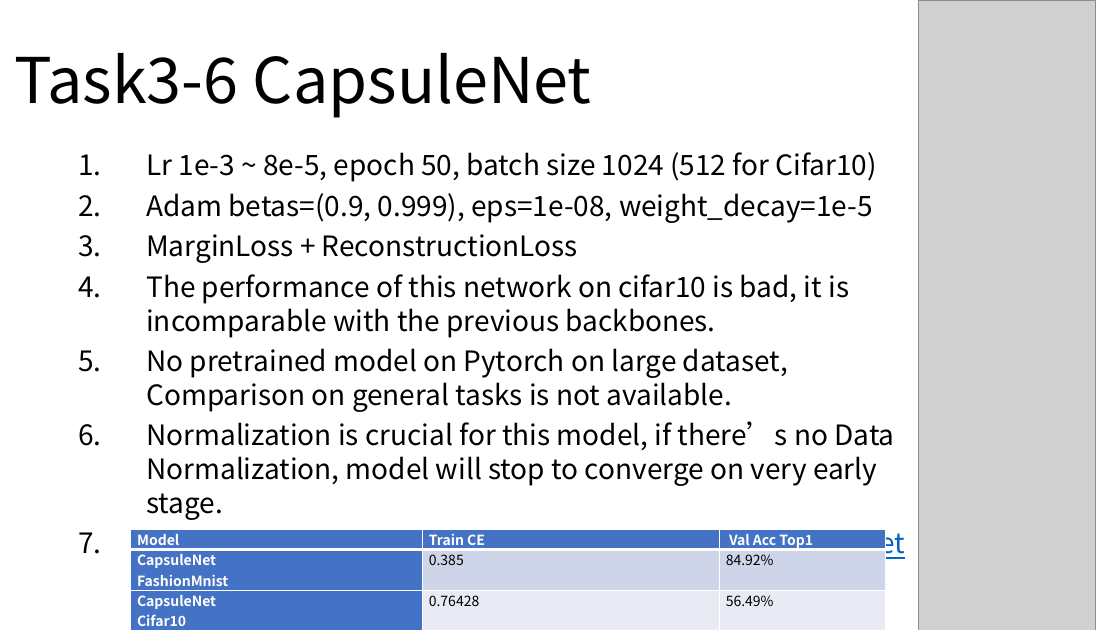
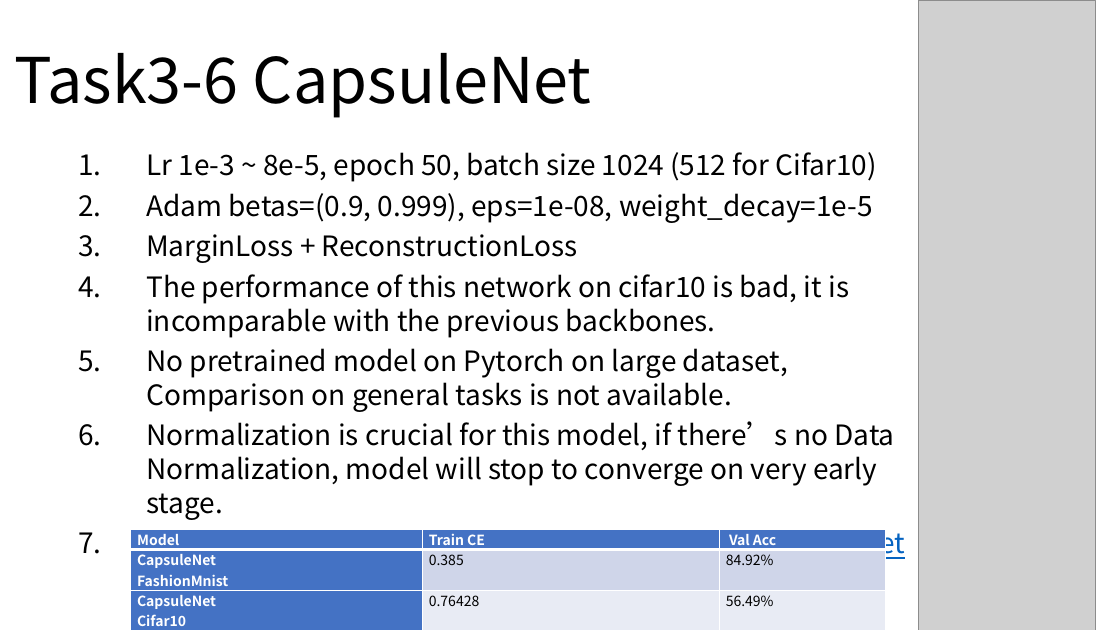
Before and after one commit to yanren1/DLFCCP_Task3, a slide deck: slide 16 of ties4911-task03-YanrenQu.pptx. Drawn at 1120x630 pixels with LibreOffice and Linux fonts; fonts in the diff are those of the drawing; grey boxes stand for pictures. Boxes give left, top, right and bottom in pixels: in the first picture for what was removed or moved away, otherwise in the second. Text is boxed around its words. In the diff, an @@ line names an element or a change of style, - is before the commit and + after.

```diff
--- a/ties4911-task03-YanrenQu.pptx
+++ b/ties4911-task03-YanrenQu.pptx
@@ table at (131,529,886,630) @@
-row 1, column 3: Val Acc Top1
+row 1, column 3: Val Acc
```
Also in this commit, not shown: 5 other slides changed, 3 other files.
